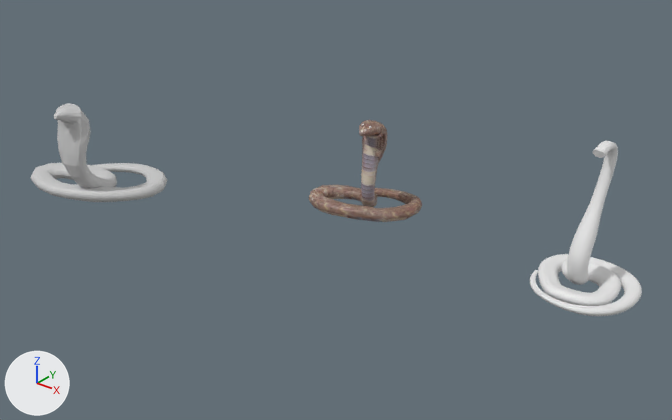
An edit to the Blender file 3d/snake/snake.blend, drawn before and after from the same camera.
One viewpoint serves both versions: a camera (50 mm lens) standing at (39.9, -54.3, 32.1) and looking at (1.3, -6.1, 2.2). Lighting does not change. The marker at lower left points along +X, +Y and +Z.

Before the edit, the objects in view are built like this:
```python
ob_nurbspath = bpy.data.objects.new('NurbsPath', cu_nurbspath)
ob_nurbspath.location = (27.18, -1.69, 0.41)
ob_nurbspath.rotation_euler = (0.0, 0.0, -3.047)  # degrees (0, 0, -175)
ob_nurbspath.scale = (0.532, 0.532, 0.532)
ob_nurbspath_001 = bpy.data.objects.new('NurbsPath.001', me_nurbspath_001)
ob_nurbspath_001.location = (-15.36, -5.96, 0.75)
ob_nurbspath_001.rotation_euler = (0.0, 0.0, 0.585)  # degrees (0, 0, 34)
ob_nurbspath_001.scale = (0.349, 0.349, 0.349)
ob_nurbspath_002 = bpy.data.objects.new('NurbsPath.002', me_nurbspath_002)
ob_nurbspath_002.location = (6.94, -4.71, -0.03)
ob_nurbspath_002.rotation_euler = (0.0, 0.0, 3.532)  # degrees (0, 0, 202)
ob_nurbspath_002.scale = (0.413, 0.413, 0.413)
```
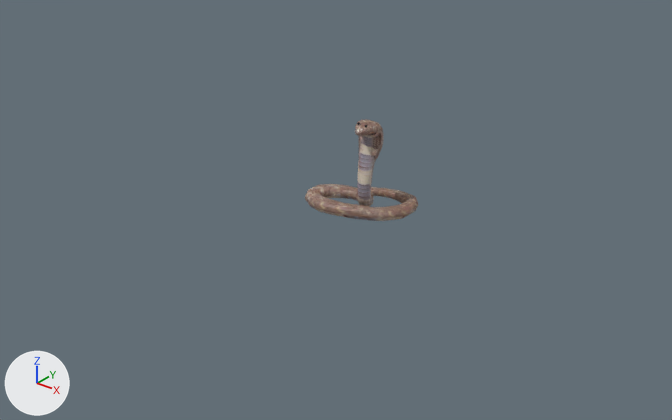
Pixel boxes (x1, y1, x2, y2) of what changed, in the pictures (672 x 420 px; the box of a moved part takes in the faces that stretch with it):
'NurbsPath', deleted
    before: (530, 141, 642, 316)
'NurbsPath.001', deleted
    before: (31, 103, 167, 202)
'NurbsPath.002', reshaped, moved
    before: (309, 120, 422, 222)
    after: (305, 119, 418, 221)
part 1 of me_nurbspath_002, moved or reshaped
    before: (309, 120, 422, 222)
    after: (305, 119, 418, 221)

What the commit changed:
Material 'Material.003' (mat_material_003) is new.
Its base color is (0.0, 0.0, 0.0) (black #000000).
Material 'Material.004' (mat_material_004) is new.
Its base color is (0.0, 0.0, 0.0) (black #000000).
me_nurbspath_002 is used by ob_nurbspath_002; location (6.94, -4.71, -0.03); rotation (0.0, 0.0, 3.532), in degrees (0, 0, 202); scale (0.413, 0.413, 0.413).
me_nurbspath_002 had 966 vertices, 978 faces and spanned x 1.3..23.6, y -23.8..-10.3, z -1.0..17.9.
me_nurbspath_002 now has 1930 vertices, 2002 faces and spans x -13.4..8.9, y -17.7..-4.2, z -1.1..17.8.
me_nurbspath_002 part 1: the loose piece of 964 vertices spanning x 1.3..23.6, y -23.8..-10.3, z -1.0..17.9 is moved by (-14.7, 6.1, -0.1).
me_nurbspath_002 part 2: the surface is now shaded flat.
me_nurbspath_002 now uses material mat_material_003 (black #000000).
me_nurbspath_002 now uses material mat_material_004 (black #000000).
Object 'NurbsPath' (ob_nurbspath) is deleted.
Object 'NurbsPath.001' (ob_nurbspath_001) is deleted.
Object 'NurbsPath.002' (ob_nurbspath_002) moves from (6.94, -4.71, -0.03) to (0.0, -4.71, -0.03).
